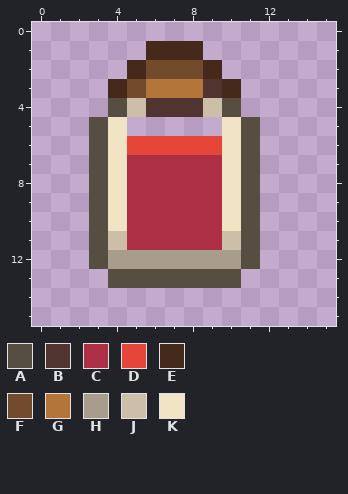
File history of a pixel-art sprite, mod_source/textures/items/foods/juices/watermelon_juice.png. Above: the version before the commit.
The file is 16x16 pixels.
Palette (. is transparent): A #574e42  B #4f342f  C #ad2f45  D #e64539  E #452a1b  F #724b2c  G #b47538  H #a89d8d  J #cdbea7  K #f1e4c5
Pixels before, first column x 3:
 1 ...EEE...
 2 ..EFFFE..
 3 .EFGGGBE.
 4 .AJBBBJA.
 5 AK.....KA
 6 AKDDDDDKA
 7 AKCCCCCKA
 8 AKCCCCCKA
 9 AKCCCCCKA
10 AKCCCCCKA
11 AJCCCCCJA
12 AHHHHHHHA
13 .AAAAAAA.
After the commit:
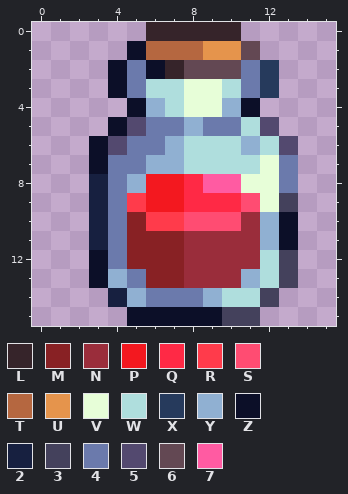
Colours new in this view: L #36242a  M #882124  N #9a2d3b  P #f3181f  Q #ff2945  R #ff3b4b  S #ff4c72  T #b56740  U #e5944c  V #e7fed8  W #afdedd  X #263a5c  Y #90b0d2  Z #0c0f28  2 #172040  3 #44415c  4 #6b7aac  5 #53496f  6 #634853  7 #ff5ba2
Changes in this commit:
Changed rows in their new state; - is an unchanged pixel.
first column x 3:
 0 ---LLLLL---
 1 --ZTTTUU6--
 2 -Z4ZL6664X-
 3 -Z4WWVVW4X-
 4 -.ZYWVVYZ--
 5 .Z544Y44W5-
 6 Z544YWWWYW5
 7 Z44YYWWWWV4
 8 24YPPQ77VV4
 9 24RPPQQQSV3
10 24MRRSSSNYZ
11 24MMMNNNNYZ
12 Z4MMMNNNNW3
13 ZY4MMNNNYW3
14 -2Y444YWW3-
15 --ZZZZZ33--
